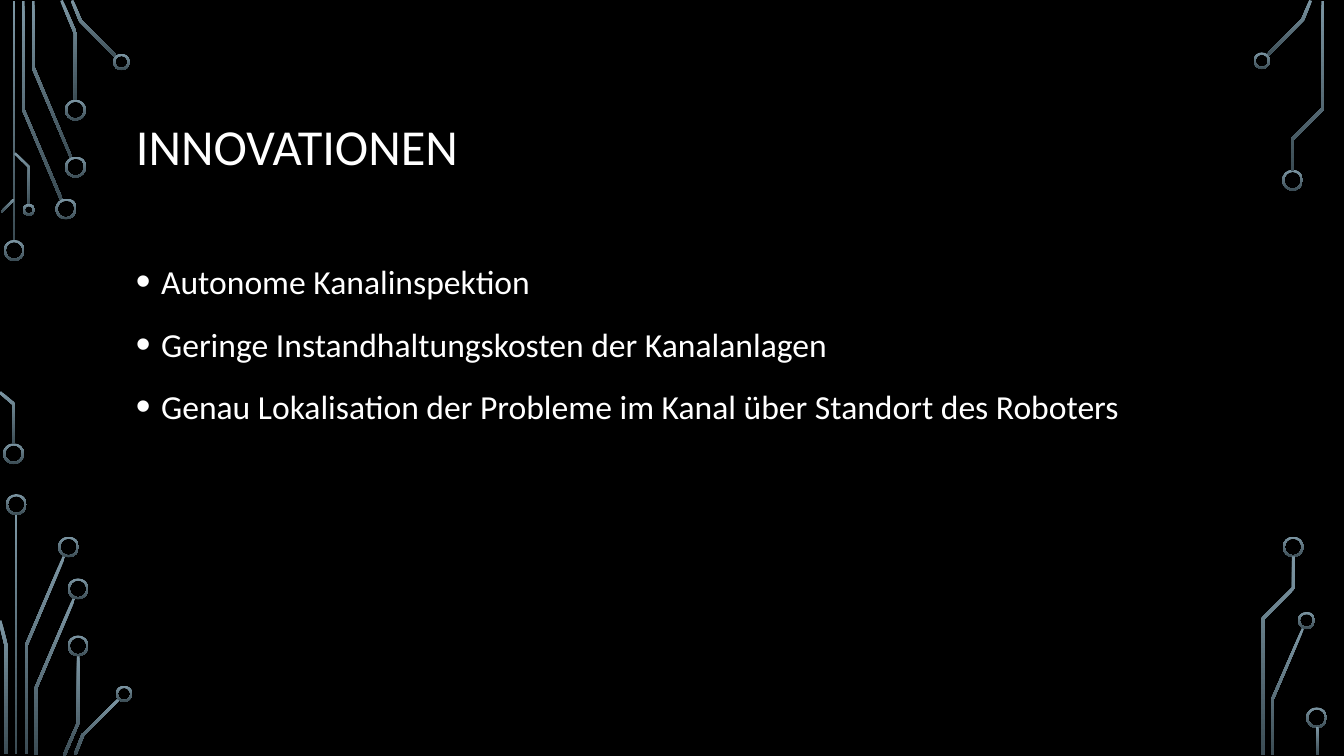
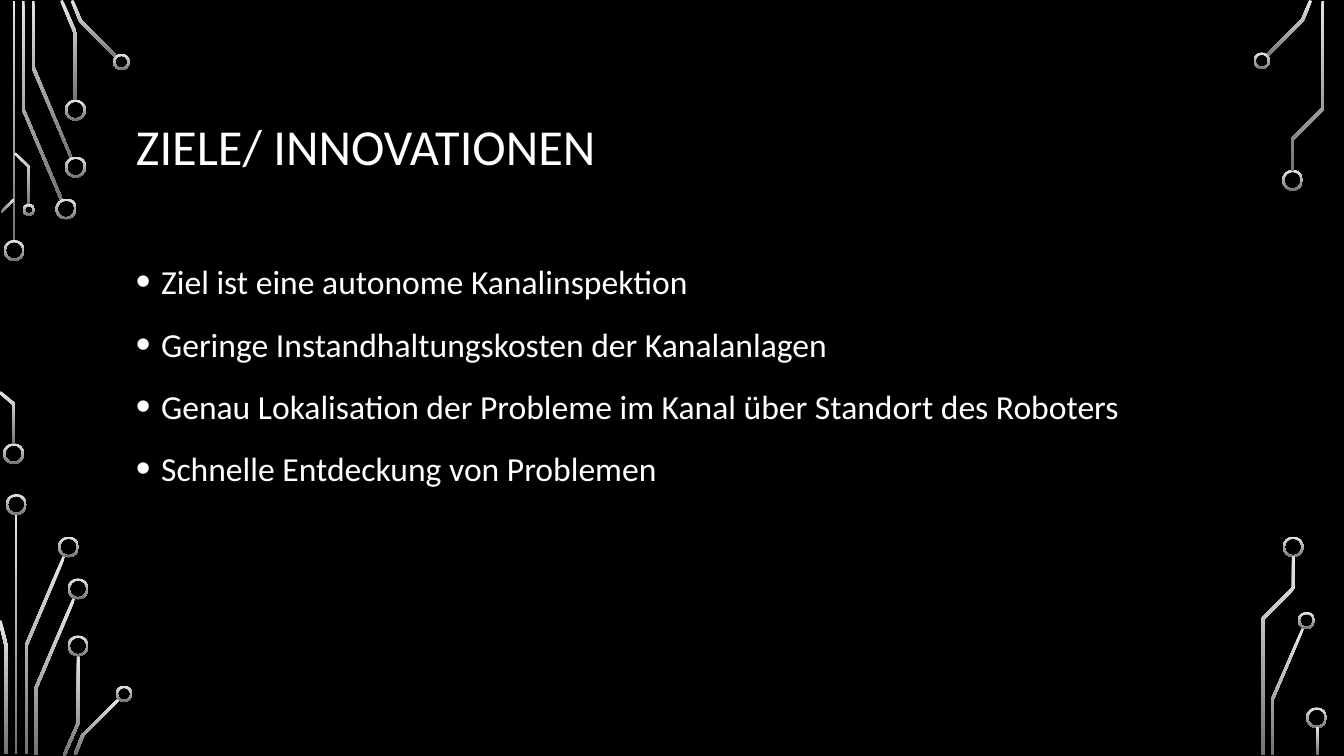
Before and after one commit to yaba-source/canalchecker, a slide deck: slide 4 of The Canalchecker.pptx. Drawn at 1344x756 pixels with LibreOffice and Linux fonts; fonts in the diff are those of the drawing; background and template pictures are left out. Boxes give left, top, right and bottom in pixels: in the first picture for what was removed or moved away, otherwise in the second. Text is boxed around its words. In the diff, an @@ line names an element or a change of style, - is before the commit and + after.

```diff
--- a/The Canalchecker.pptx
+++ b/The Canalchecker.pptx
@@ fill gradient #7C96A3 to #3B4C54 to gradient #E7E6E6 to #767171 in 36 elements at [4,240,25,261], [3,444,24,465], [22,1,63,201], [55,199,77,220], [31,1,72,158], [60,0,78,101], [65,156,86,177], [65,100,86,121], [71,0,117,58], [113,53,131,70], [1,199,15,213], [0,391,15,445], [14,152,30,205], [22,204,34,216], [15,514,18,755], [24,556,65,754], [6,494,27,515], [0,620,7,754], [58,536,80,558], [34,598,76,755], [63,655,80,756], [68,579,89,600], [68,635,89,656], [74,698,120,755], [116,686,133,702], [1266,0,1313,56], [1253,52,1270,70], [1282,169,1304,191], [1271,628,1305,755], [1299,612,1316,629], [1292,1,1325,171], [1284,536,1305,558], [1261,557,1296,755], [1307,708,1328,729], [1317,727,1320,755], [12,1,15,242] @@
@@ title at [136,130,595,167]: text changed @@
-INNOVATIONEN
+ZIELE/ INNOVATIONEN
@@ text at [161,270,687,300]: text changed @@
-• Autonome Kanalinspektion
+• Ziel ist eine autonome Kanalinspektion
@@ text at [161,457,656,487]: paragraph added @@
+• Schnelle Entdeckung von Problemen
```
Also in this commit, not shown: 6 other slides changed, 3 slides added.
